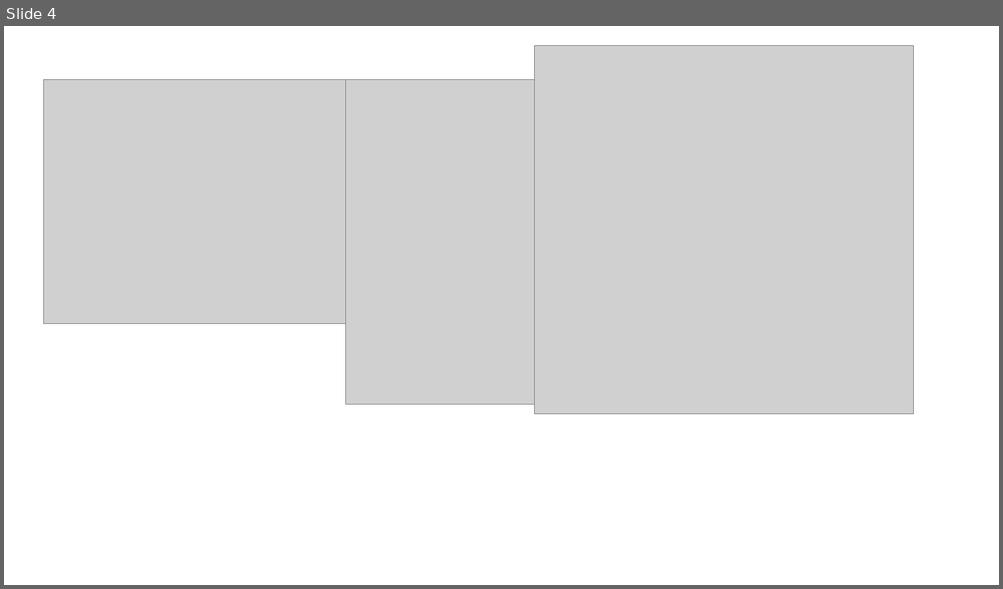
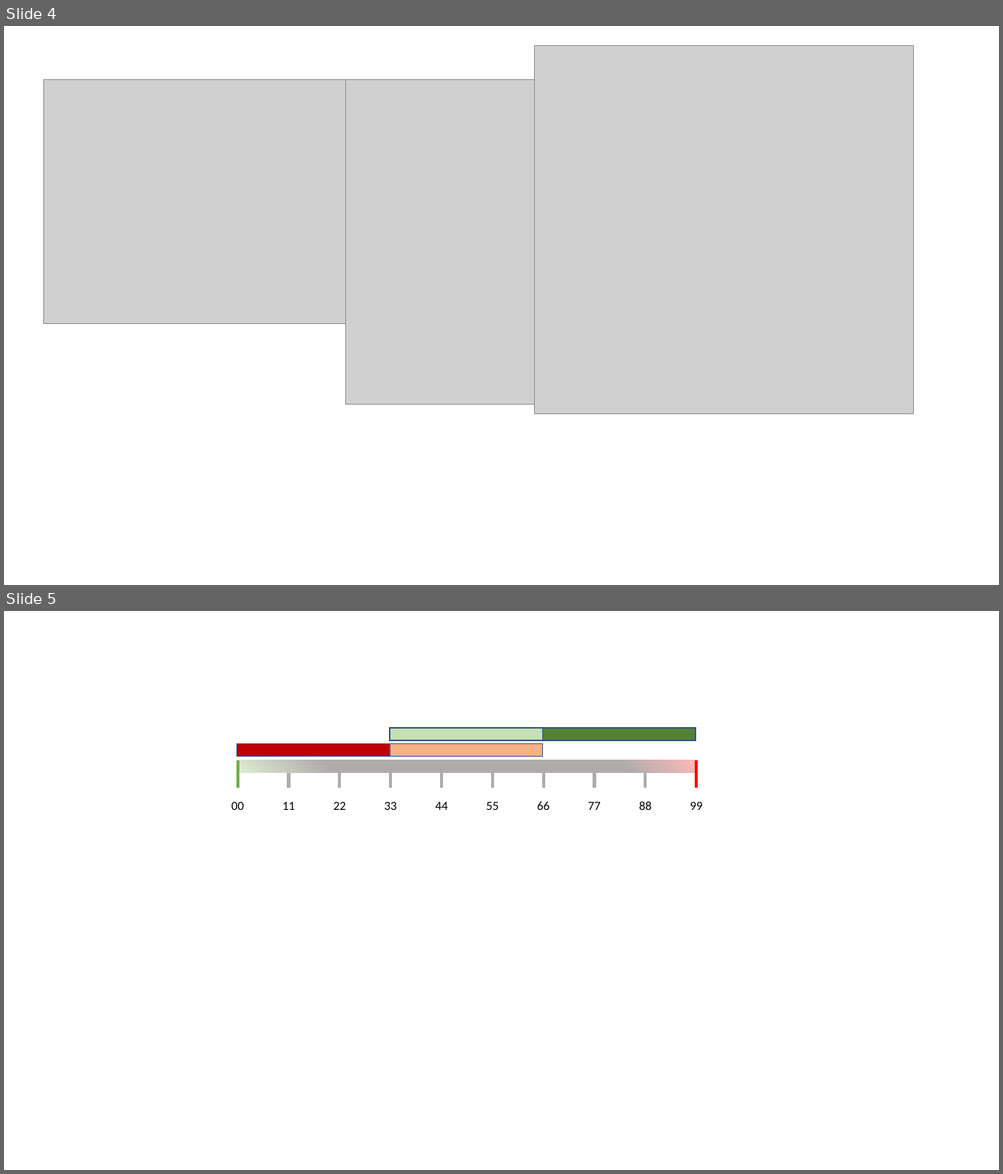
Before and after one commit to ralfbiedert/eclipse-phase-2-tools, a slide deck: cheat-sheet-system/supplement/figure-layout.pptx. Shown one above the other, each under a label of ours: slide 4 before the commit, slides 4 and 5 after it. The pictures are 1003x589 and 1003x1174 pixels, drawn with LibreOffice and Linux fonts; fonts in the diff are those of the drawing; grey boxes stand for pictures. Boxes give left, top, right and bottom in pixels: in the first picture for what was removed or moved away, otherwise in the second. Text is boxed around its words. In the diff, an @@ line names an element or a change of style, - is before the commit and + after.

```diff
--- a/cheat-sheet-system/supplement/figure-layout.pptx
+++ b/cheat-sheet-system/supplement/figure-layout.pptx
@@ slide 5 added at [4,611,999,1170], background #FFFFFF @@
@@ rectangle added at [237,743,390,757], fill #C00000, outline #325491 1 pt @@
@@ rectangle added at [390,728,543,741], fill #C5E0B4, outline #325491 1 pt @@
@@ rectangle added at [390,743,543,757], fill #F4B183, outline #325491 1 pt @@
@@ rectangle added at [543,728,696,741], fill #548235, outline #325491 1 pt @@
@@ rectangle added at [238,760,696,773], fill gradient #FFBABA to #AFABAB to #DEEDD4 @@
@@ line added from (238, 760) to (238, 788), #70AD47 3 pt @@
@@ line added from (289, 760) to (289, 788), #AFABAB 3 pt @@
@@ line added from (340, 760) to (340, 788), #AFABAB 3 pt @@
@@ line added from (390, 760) to (390, 788), #AFABAB 3 pt @@
@@ line added from (441, 760) to (441, 788), #AFABAB 3 pt @@
@@ line added from (492, 760) to (492, 788), #AFABAB 3 pt @@
@@ line added from (543, 760) to (543, 788), #AFABAB 3 pt @@
@@ line added from (595, 760) to (595, 788), #AFABAB 3 pt @@
@@ line added from (645, 760) to (645, 788), #AFABAB 3 pt @@
@@ line added from (697, 760) to (697, 788), #FF0000 3 pt @@
@@ text added at [231,802,244,810], 12 pt, text #000000 @@
+00
@@ text added at [282,802,295,810], 12 pt, text #000000 @@
+11
@@ text added at [333,802,346,810], 12 pt, text #000000 @@
+22
@@ text added at [384,802,397,810], 12 pt, text #000000 @@
+33
@@ text added at [435,802,448,810], 12 pt, text #000000 @@
+44
@@ text added at [486,802,498,810], 12 pt, text #000000 @@
+55
@@ text added at [537,801,549,810], 12 pt, text #000000 @@
+66
@@ text added at [588,802,600,810], 12 pt, text #000000 @@
+77
@@ text added at [639,801,652,810], 12 pt, text #000000 @@
+88
@@ text added at [690,802,703,810], 12 pt, text #000000 @@
+99
```
Also in this commit, not shown: 2 other files.
